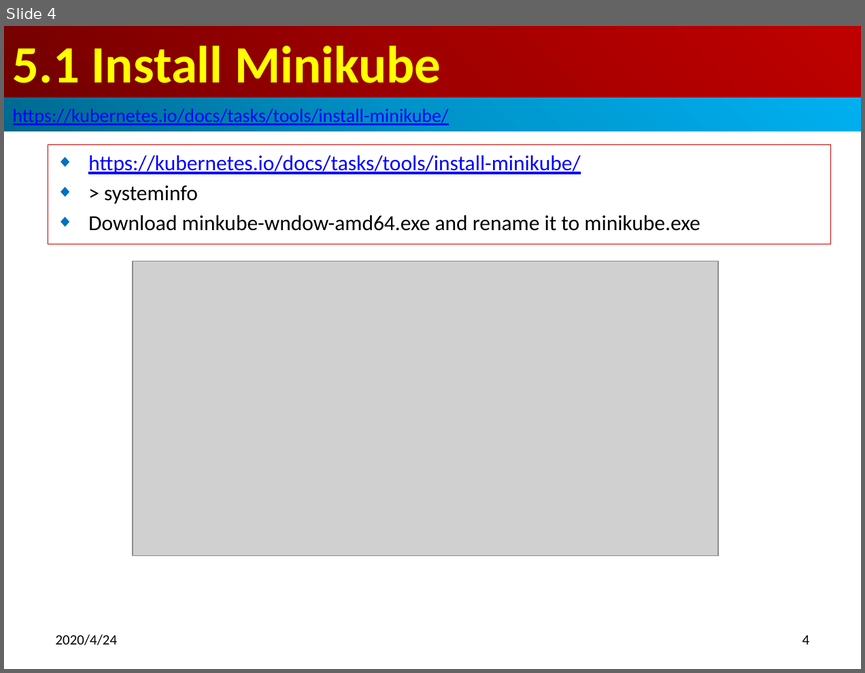
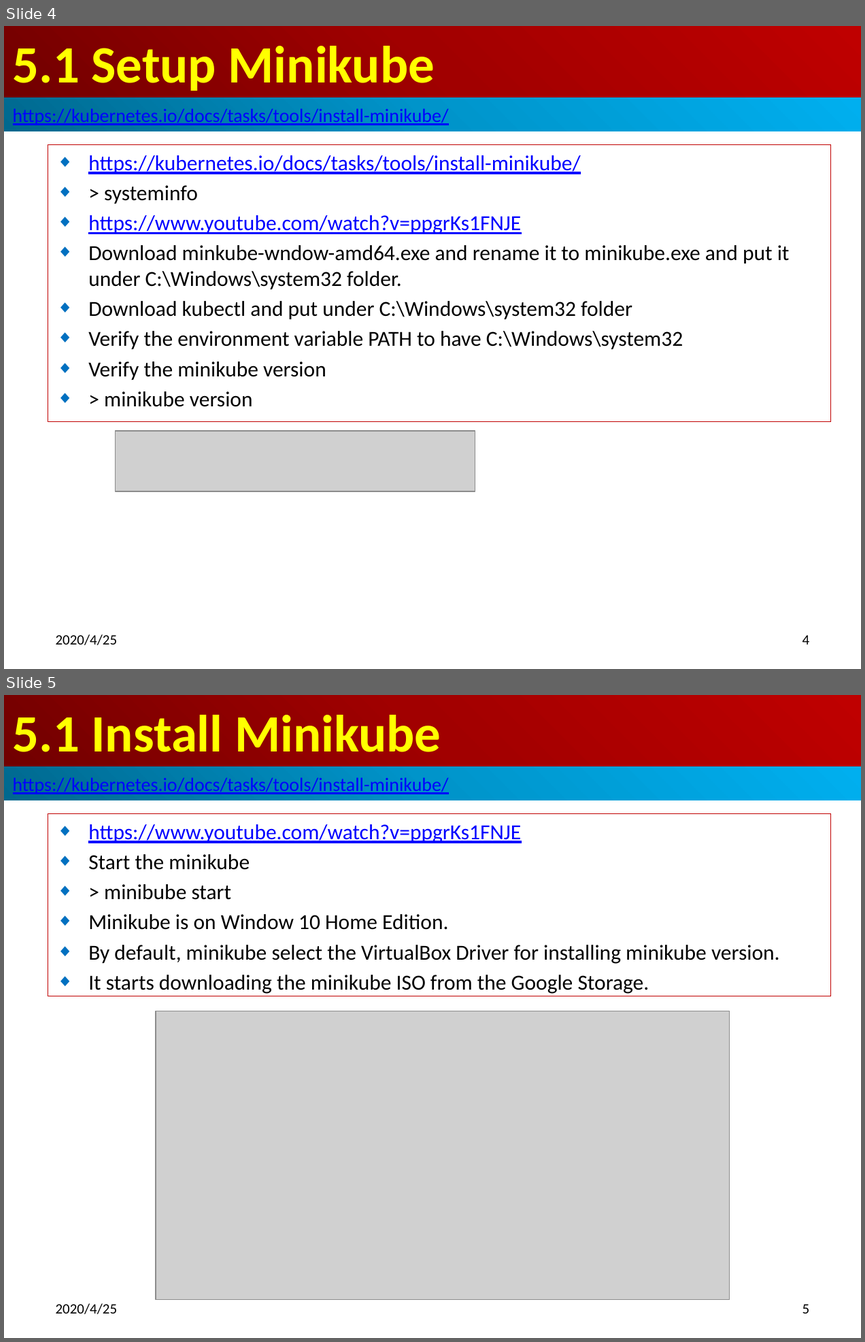
Before and after one commit to peterhchen/900-Kubernetes, a slide deck: 05_SetupMiniKube.pptx. Shown one above the other, each under a label of ours: slide 4 before the commit, slides 4 and 5 after it. The pictures are 865x673 and 865x1342 pixels, drawn with LibreOffice and Linux fonts; fonts in the diff are those of the drawing; grey boxes stand for pictures. Boxes give left, top, right and bottom in pixels: in the first picture for what was removed or moved away, otherwise in the second. Text is boxed around its words. In the diff, an @@ line names an element or a change of style, - is before the commit and + after.

Commit message:
Setup MiniKube

```diff
--- a/05_SetupMiniKube.pptx
+++ b/05_SetupMiniKube.pptx
@@ slide 5 added at (4,695,861,1338), background #FFFFFF @@
@@ title added at (4,695,861,767), fill gradient #720000 to #A20000 to #C00000, 44 pt, text #FFFF00, bold @@
+5.1 Install Minikube
@@ rectangle added at (4,767,861,800), fill gradient #00688E to #0094CA to #00B0F0, 16 pt, text #0000FF, underline @@
+https://kubernetes.io/docs/tasks/tools/install-minikube/
@@ subtitle added at (48,814,830,997), outline #C00000 0.75 pt, 18 pt, text #000000 @@
+◆ https://www.youtube.com/watch?v=ppgrKs1FNJE
+◆ Start the minikube
+◆ > minibube start
+◆ Minikube is on Window 10 Home Edition.
+◆ By default, minikube select the VirtualBox Driver for installing minikube version.
+◆ It starts downloading the minikube ISO from the Google Storage.
@@ picture added at (156,1011,729,1300) @@
@@ text added at (56,1303,118,1314), 12 pt, text #000000 @@
+2020/4/25
@@ page number added at (802,1304,810,1313), 12 pt, text #000000 @@
+5
@@ slide 4 changed as well @@
@@ title at (13,46,435,91): text changed @@
-5.1 Install Minikube
+5.1 Setup Minikube
@@ subtitle "https://kubernetes.io/docs/tasks/tools/install-minikube/": place and size @@
-subtitle "https://kubernetes.io/docs/tasks/tools/install-minikube/" at (48,145,830,244)
+subtitle "https://kubernetes.io/docs/tasks/tools/install-minikube/" at (48,145,830,422)
@@ subtitle at (88,215,789,407): text changed @@
-◆ Download minkube-wndow-amd64.exe and rename it to minikube.exe
+◆ https://www.youtube.com/watch?v=ppgrKs1FNJE
+◆ Download minkube-wndow-amd64.exe and rename it to minikube.exe and put it under C:\Windows\system32 folder.
+◆ Download kubectl and put under C:\Windows\system32 folder
+◆ Verify the environment variable PATH to have C:\Windows\system32
+◆ Verify the minikube version
+◆ > minikube version
@@ picture removed at (133,261,718,556) @@
@@ picture added at (116,431,475,491) @@
@@ text at (56,634,118,645): text changed @@
-2020/4/24
+2020/4/25
```
Also in this commit, not shown: 5 other slides changed, 3 other slides added.
